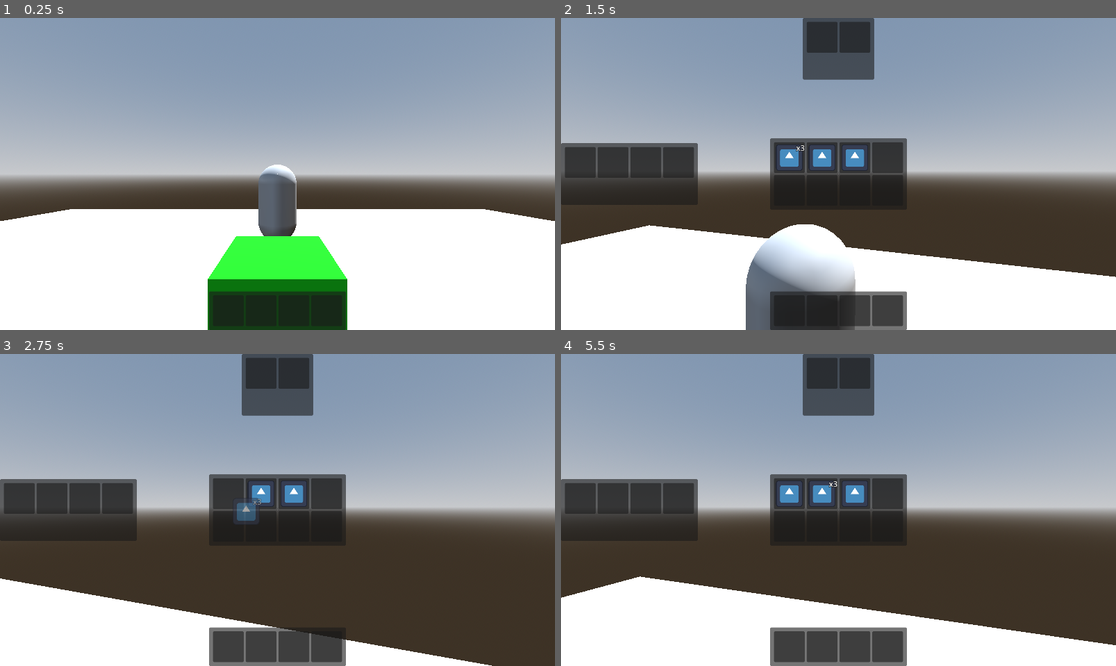
Above: before the commit, frames 1-4 (two rows, left to right).
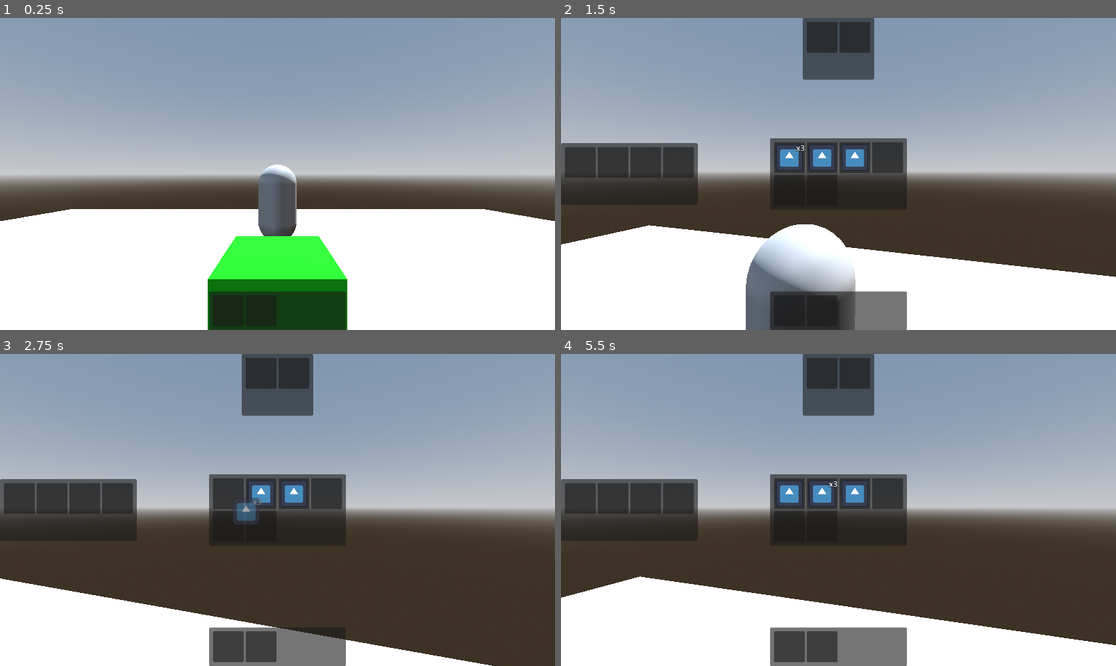
Above: after the commit, the same moments.

Repository: jevonsp/boomer-shooter
Game: Godot game, scene res://main/main.tscn
Two runs of this game, one before a commit and one after it. Both use one fixed random seed, a clock stepped at 60 frames per second and the inputs below. The engine's default icon, where the game draws it, is replaced by a stand-in: a white triangle on a blue panel in a dark square.
Inputs (mouse positions are in pixels of both pictures, inside the frame that each line leads up to):
- Up to frame 1 (0.25 s): no input
- Up to frame 2 (1.5 s): tap Enter at 0.5 s; move the mouse to (866, 174) at 0.52 s; hold W from 0.53 s (still down); tap E at 0.6 s; click (866, 174) at 0.67 s; tap Space at 0.77 s; move the mouse to (810, 174) at 1.27 s; tap Tab at 1.35 s; click (810, 174) at 1.42 s
- Up to frame 3 (2.75 s): tap Space at 1.52 s; move the mouse to (227, 494) at 2.02 s; release W at 2.03 s; hold D from 2.03 s (still down); tap Shift at 2.1 s; click (227, 494) at 2.17 s
- Up to frame 4 (5.5 s): release D at 2.78 s; hold W 2.78-3.53 s; tap Ctrl at 2.85 s; click (788, 494) at 2.92 s; tap Space at 3.02, 3.5, 3.77, 4.52, 5 s; move the mouse to (821, 494) at 3.52 s; hold A 3.53-5.03 s; tap 1 at 3.6 s; click (821, 494) at 3.67 s; tap Enter at 4.25 s; move the mouse to (788, 494) at 4.27 s; tap 2 at 4.35 s; click (788, 494) at 4.42 s; move the mouse to (821, 494) at 5.02 s; hold S from 5.03 s (still down); tap 3 at 5.1 s; click (821, 494) at 5.17 s

The runs differ from the first frame. In frame 2, 1.0% of the frame differs, in the area x 50-62%, y 50-99%; in frame 3, 1.0%; in frame 4, 1.1%.
Error after the commit: Invalid access of index '6' on a base object of type: 'Array[SlotData]'. (res://inventory/InventoryData.gd:46)

Commit message:
Weapon Class + Auto Toggle

Diff:
--- a/inventory/InventoryData.gd
+++ b/inventory/InventoryData.gd
@@ -47,7 +47,7 @@
 	if not slot_data:
 		return
 
-	if slot_data.item_data is Consumable:
+	if slot_data.item_data is ItemDataConsumable:
 
 		slot_data.quantity -= 1
 		if slot_data.quantity <= 0:
--- a/inventory/InventoryDataEquip.gd
+++ b/inventory/InventoryDataEquip.gd
@@ -2,6 +2,6 @@
 class_name InventoryDataEquip
 
 func drop_slot_data(grabbed_slot_data: SlotData, index: int) -> SlotData:
-	if not grabbed_slot_data.item_data is Equipment:
+	if not grabbed_slot_data.item_data is ItemDataEquipment:
 		return grabbed_slot_data
 	return super.drop_slot_data(grabbed_slot_data, index)
--- a/inventory/InventoryDataWeapon.gd
+++ b/inventory/InventoryDataWeapon.gd
@@ -2,7 +2,7 @@
 class_name InventoryDataWeapon
 
 func drop_slot_data(grabbed_slot_data: SlotData, index: int) -> SlotData:
-	if not grabbed_slot_data.item_data is Weapon:
+	if not grabbed_slot_data.item_data is ItemDataWeapon:
 		return grabbed_slot_data
 	var weapon = grabbed_slot_data.item_data
 	PlayerManager.player.add_to_equipped(weapon, index)
--- a/inventory/TestInv.tres
+++ b/inventory/TestInv.tres
@@ -24,5 +24,5 @@
 
 [resource]
 script = ExtResource("1_2e78x")
-slot_datas = Array[ExtResource("2_ktglu")]([SubResource("Resource_07wpc"), SubResource("Resource_bdno3"), SubResource("Resource_bbr7l"), null, null, null, null, null])
+slot_datas = Array[ExtResource("2_ktglu")]([SubResource("Resource_07wpc"), SubResource("Resource_bdno3"), SubResource("Resource_bbr7l"), null, null, null])
 metadata/_custom_type_script = "uid://c016vp1fy7qnm"
--- a/inventory/item/Consumable.gd
+++ b/inventory/item/ItemDataConsumable.gd
@@ -1,5 +1,5 @@
 extends ItemData
-class_name Consumable
+class_name ItemDataConsumable
 @export var heal_value: int = 1
 func use(target) -> void:
 	if heal_value != 0:
--- a/inventory/item/Equipment.gd
+++ b/inventory/item/ItemDataEquipment.gd
@@ -1,5 +1,5 @@
 extends ItemData
-class_name Equipment
+class_name ItemDataEquipment
 @export var defence: int = 1
 func use(_target) -> void:
 	pass
--- a/inventory/item/Weapon.gd
+++ b/inventory/item/ItemDataWeapon.gd
@@ -1,4 +1,4 @@
 extends ItemData
-class_name Weapon
+class_name ItemDataWeapon
 
 @export var MODEL: PackedScene
--- a/inventory/item/items/TestConsumable.tres
+++ b/inventory/item/items/TestConsumable.tres
@@ -1,6 +1,6 @@
 [gd_resource type="Resource" script_class="Consumable" load_steps=3 format=3 uid="uid://cy5jffdyvu370"]
 
-[ext_resource type="Script" uid="uid://nv5dkho4gmik" path="res://inventory/item/Consumable.gd" id="1_md8to"]
+[ext_resource type="Script" uid="uid://nv5dkho4gmik" path="res://inventory/item/ItemDataConsumable.gd" id="1_md8to"]
 [ext_resource type="Texture2D" uid="uid://bdrkc6m8wike2" path="res://icon.svg" id="2_wj485"]
 
 [resource]
--- a/inventory/item/items/TestEquip.tres
+++ b/inventory/item/items/TestEquip.tres
@@ -1,6 +1,6 @@
 [gd_resource type="Resource" script_class="Equipment" load_steps=3 format=3 uid="uid://dgoqcaec25b8u"]
 
-[ext_resource type="Script" uid="uid://cwtlkyt7tincm" path="res://inventory/item/Equipment.gd" id="1_x7o7k"]
+[ext_resource type="Script" uid="uid://cwtlkyt7tincm" path="res://inventory/item/ItemDataEquipment.gd" id="1_x7o7k"]
 [ext_resource type="Texture2D" uid="uid://bdrkc6m8wike2" path="res://icon.svg" id="2_3ecaj"]
 
 [resource]
--- a/inventory/item/items/TestWeapon.tres
+++ b/inventory/item/items/TestWeapon.tres
@@ -1,11 +1,11 @@
-[gd_resource type="Resource" script_class="Weapon" load_steps=4 format=3 uid="uid://ceflps17hl33x"]
+[gd_resource type="Resource" script_class="ItemDataWeapon" load_steps=4 format=3 uid="uid://ceflps17hl33x"]
 
-[ext_resource type="Script" uid="uid://dvq4sgea0xmxv" path="res://inventory/item/Weapon.gd" id="1_a6v4k"]
-[ext_resource type="PackedScene" uid="uid://dxcpwm8np17a5" path="res://weapons/gun.tscn" id="1_l6x7t"]
+[ext_resource type="PackedScene" uid="uid://cbv0pkccbifvn" path="res://weapons/weapon.tscn" id="1_l6x7t"]
+[ext_resource type="Script" uid="uid://dvq4sgea0xmxv" path="res://inventory/item/ItemDataWeapon.gd" id="2_b7lo3"]
 [ext_resource type="Texture2D" uid="uid://bdrkc6m8wike2" path="res://icon.svg" id="2_d8awp"]
 
 [resource]
-script = ExtResource("1_a6v4k")
+script = ExtResource("2_b7lo3")
 MODEL = ExtResource("1_l6x7t")
 name = "Test Weapon"
 texture = ExtResource("2_d8awp")
--- a/main/main.gd
+++ b/main/main.gd
@@ -26,8 +26,8 @@
 func create_weapons():
 	for slot: SlotData in player.inventory_data.slot_datas:
 		if slot:
-			if slot.item_data is Weapon:
-				var weapon: Weapon = slot.item_data
+			if slot.item_data is ItemDataWeapon:
+				var weapon: ItemDataWeapon = slot.item_data
 				player.add_to_held(weapon)
 
 func _on_inventory_toggled(external_inventory_owner = null):
--- a/player/player.gd
+++ b/player/player.gd
@@ -5,8 +5,8 @@
 @export var inventory_data: InventoryData
 @export var equip_inventory_data: InventoryDataEquip
 @export var weapon_inventory_data: InventoryDataWeapon
-var held_weapons: Dictionary[Weapon, Node3D]
-var equipped_weapons: Dictionary[int, Weapon]
+var held_weapons: Dictionary[ItemDataWeapon, Node3D]
+var equipped_weapons: Dictionary[int, ItemDataWeapon]
 var equipped_weapon_index: int = 0
 var gravity: float = ProjectSettings.get_setting("physics/3d/default_gravity")
 var health: int
@@ -90,7 +90,7 @@
 	health = min(health + amount, max_health)
 	print("health now %s" % [health])
 
-func add_to_held(weapon: Weapon):
+func add_to_held(weapon: ItemDataWeapon):
 	var model = weapon.MODEL.instantiate()
 	model.is_enabled = false
 	model.hide()
@@ -98,12 +98,12 @@
 	held_weapons[weapon] = model
 	print(held_weapons)
 
-func remove_from_held(weapon: Weapon):
+func remove_from_held(weapon: ItemDataWeapon):
 	var model = held_weapons[weapon]
 	held_weapons.erase(weapon)
 	model.queue_free()
 
-func add_to_equipped(weapon: Weapon, index: int):
+func add_to_equipped(weapon: ItemDataWeapon, index: int):
 	equipped_weapons[index] = weapon
 
 func remove_from_equipped(index: int):
--- a/weapons/gun.tscn
+++ /dev/null
@@ -1,21 +0,0 @@
-[gd_scene load_steps=4 format=3 uid="uid://dxcpwm8np17a5"]
-
-[ext_resource type="Script" uid="uid://b1qxtvocxr64v" path="res://weapons/gun.gd" id="1_es75o"]
-
-[sub_resource type="BoxMesh" id="BoxMesh_es75o"]
-size = Vector3(1, 0.25, 0.25)
-
-[sub_resource type="BoxMesh" id="BoxMesh_tsf64"]
-size = Vector3(0.25, 0.4, 0.25)
-
-[node name="Gun" type="MeshInstance3D"]
-transform = Transform3D(-4.371139e-08, 0, -1, 0, 1, 0, 1, 0, -4.371139e-08, 0, 0, 0)
-mesh = SubResource("BoxMesh_es75o")
-script = ExtResource("1_es75o")
-
-[node name="MeshInstance3D" type="MeshInstance3D" parent="."]
-transform = Transform3D(1, 0, 0, 0, 1, 0, 0, 0, 1, 0.36240518, -0.215442, 1.5841234e-08)
-mesh = SubResource("BoxMesh_tsf64")
-
-[node name="Point" type="Node3D" parent="."]
-transform = Transform3D(1, 0, 0, 0, 1, 0, 0, 0, 1, -0.5484638, 0.27978474, 0.2750837)
--- a/weapons/gun.gd
+++ b/weapons/weapon.gd
@@ -1,10 +1,25 @@
-extends MeshInstance3D
-const RAY_LENGTH = 1000.0
-const BULLET = preload("res://weapons/bullet.tscn")
+extends Node3D
+class_name Weapon
+@export var BULLET: PackedScene
+@export var is_automatic: bool = false
+@export var shot_time: float = .3
 var is_enabled: bool = true
+var timer: float = 0.0
 @onready var point: Node3D = $Point
+
+func _process(delta: float) -> void:
+	if is_automatic and \
+			Input.mouse_mode == Input.MOUSE_MODE_CAPTURED and \
+			Input.is_mouse_button_pressed(MOUSE_BUTTON_RIGHT):
+		timer += delta
+		if timer >= shot_time:
+			fire()
+			timer = 0.0
+
 func _input(event):
 	if not is_enabled:
+		return
+	if is_automatic:
 		return
 	if event is InputEventMouseButton and Input.mouse_mode == Input.MOUSE_MODE_CAPTURED and event.is_pressed():
 		match event.button_index:
--- /dev/null
+++ b/weapons/weapon.tscn
@@ -0,0 +1,29 @@
+[gd_scene load_steps=5 format=3 uid="uid://cbv0pkccbifvn"]
+
+[ext_resource type="Script" uid="uid://mcpsfv08kp4v" path="res://weapons/weapon.gd" id="1_rma5x"]
+[ext_resource type="PackedScene" uid="uid://cab1qqgabohmx" path="res://weapons/bullet.tscn" id="2_pxh0k"]
+
+[sub_resource type="BoxMesh" id="BoxMesh_es75o"]
+size = Vector3(1, 0.25, 0.25)
+
+[sub_resource type="BoxMesh" id="BoxMesh_tsf64"]
+size = Vector3(0.25, 0.4, 0.25)
+
+[node name="Weapon" type="Node3D"]
+script = ExtResource("1_rma5x")
+BULLET = ExtResource("2_pxh0k")
+is_automatic = true
+
+[node name="Model" type="Node3D" parent="."]
+
+[node name="Gun" type="MeshInstance3D" parent="Model"]
+transform = Transform3D(-4.371139e-08, 0, -1, 0, 1, 0, 1, 0, -4.371139e-08, 0, 0, 0)
+mesh = SubResource("BoxMesh_es75o")
+skeleton = NodePath("../..")
+
+[node name="MeshInstance3D" type="MeshInstance3D" parent="Model/Gun"]
+transform = Transform3D(1, 0, 0, 0, 1, 0, 0, 0, 1, 0.36240518, -0.215442, 1.5841234e-08)
+mesh = SubResource("BoxMesh_tsf64")
+
+[node name="Point" type="Node3D" parent="."]
+transform = Transform3D(-4.371139e-08, 0, -1, 0, 1, 0, 1, 0, -4.371139e-08, -0.27508366, 0.27978474, -0.5484638)
Renamed: inventory/item/Consumable.gd.uid -> inventory/item/ItemDataConsumable.gd.uid
Renamed: inventory/item/Equipment.gd.uid -> inventory/item/ItemDataEquipment.gd.uid
Renamed: inventory/item/Weapon.gd.uid -> inventory/item/ItemDataWeapon.gd.uid
Not shown, removed: weapons/gun.gd.uid
Not shown, added: weapons/weapon.gd.uid
